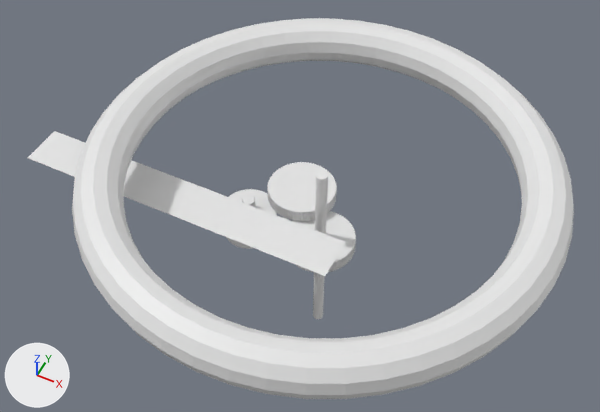
Renders of the Blender file blender/steering_system.blend from each side of a commit.
Before and after are seen from a 50 mm lens placed at (194.0, -429.0, 488.0), pointed at (-31.0, 21.0, -74.0). Arrows for +X, +Y and +Z are at lower left; the lights stay in place. The picture after the commit comes second.

Objects in the first picture: '80_tooth_T2.001', '80_tooth_T2.5', 'Motor', 'Plane', 'Steering Rod', 'Steering Wheel' and 1 more.
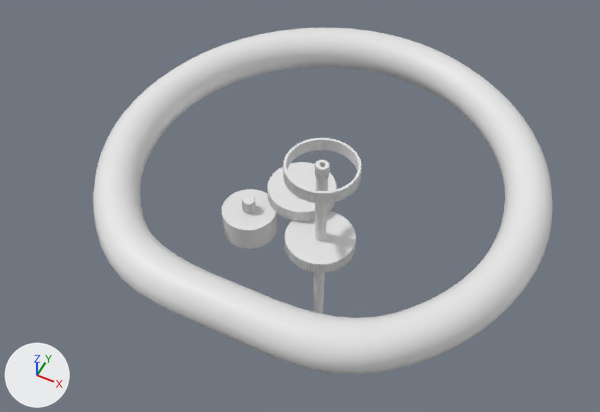
Where the change shows, as pixel boxes (x1, y1, x2, y2) in the pictures (600 x 412 px):
'Steering Wheel', hidden
    before: (72, 18, 574, 399)
'Steering Wheel 2', added
    after: (93, 28, 553, 375)
'Plane', hidden
    before: (28, 131, 346, 276)
'GT2_2 100T Hollow', added
    after: (283, 137, 362, 204)
'GT2_2 20T Hollow', added
    after: (315, 159, 330, 180)
'80_tooth_T2.5', unchanged, uncovered by the edit
    before: (292, 211, 356, 273)
    after: (285, 211, 356, 273)
'Motor', unchanged, uncovered by the edit
    before: (226, 189, 277, 249)
    after: (222, 189, 277, 249)

The change, as a list of edits to the scene's bpy script:
```text
Add me_gt2_2_20t_hollow:
    me_gt2_2_20t_hollow.from_pydata(...)  # 920 vertices, 1840 faces; spans x -6.05..6.05, y -6.05..6.05, z 0.0..12.0
Add me_gt2_2_100t_hollow:
    me_gt2_2_100t_hollow.from_pydata(...)  # 4864 vertices, 9728 faces; spans x -31.6..31.6, y -31.6..31.6, z 0.0..12.0
Add me_torus_001:
    me_torus_001.from_pydata(...)  # 768 vertices, 768 faces; spans x -184.0..184.0, y -167.0..188.0, z -18.0..18.0
    me_torus_001.polygons.foreach_set('use_smooth', [True] * 768)
Change ob_steering_wheel:
    add ob_steering_wheel.hide_set(True)
Change ob_plane:
    add ob_plane.hide_set(True)
Add ob_gt2_2_20t_hollow:
    ob_gt2_2_20t_hollow = bpy.data.objects.new('GT2_2 20T Hollow', me_gt2_2_20t_hollow)
    ob_gt2_2_20t_hollow.location = (0.0, 0.0, 0.0)
Add ob_gt2_2_100t_hollow:
    ob_gt2_2_100t_hollow = bpy.data.objects.new('GT2_2 100T Hollow', me_gt2_2_100t_hollow)
    ob_gt2_2_100t_hollow.location = (0.0, 0.0, 0.0)
Add ob_steering_wheel_2:
    ob_steering_wheel_2 = bpy.data.objects.new('Steering Wheel 2', me_torus_001)
    ob_steering_wheel_2.location = (0.0, 0.0, 0.0)
```
